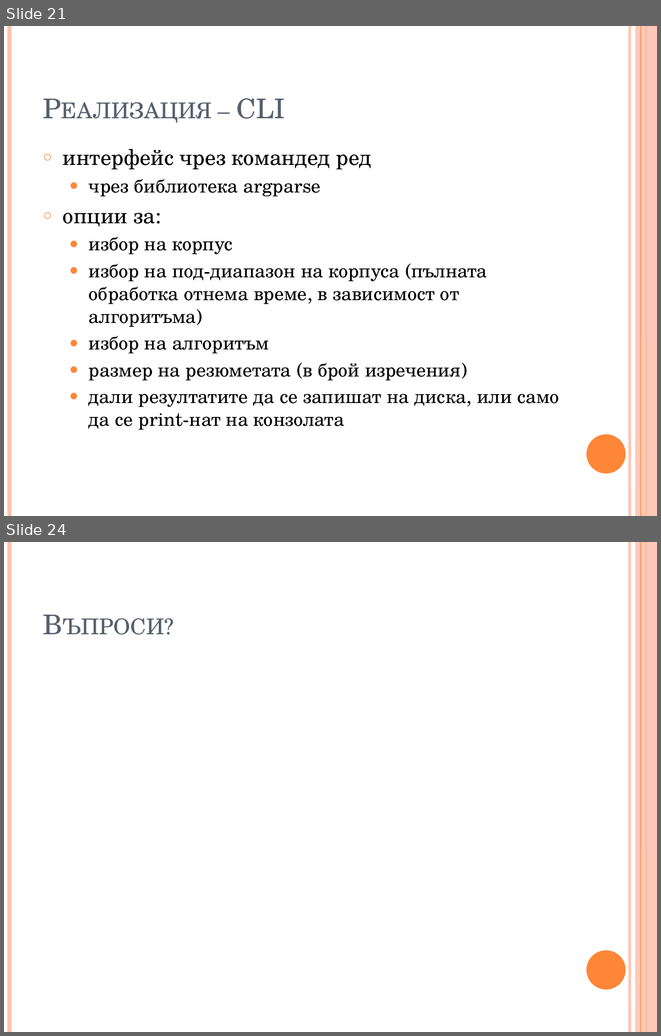
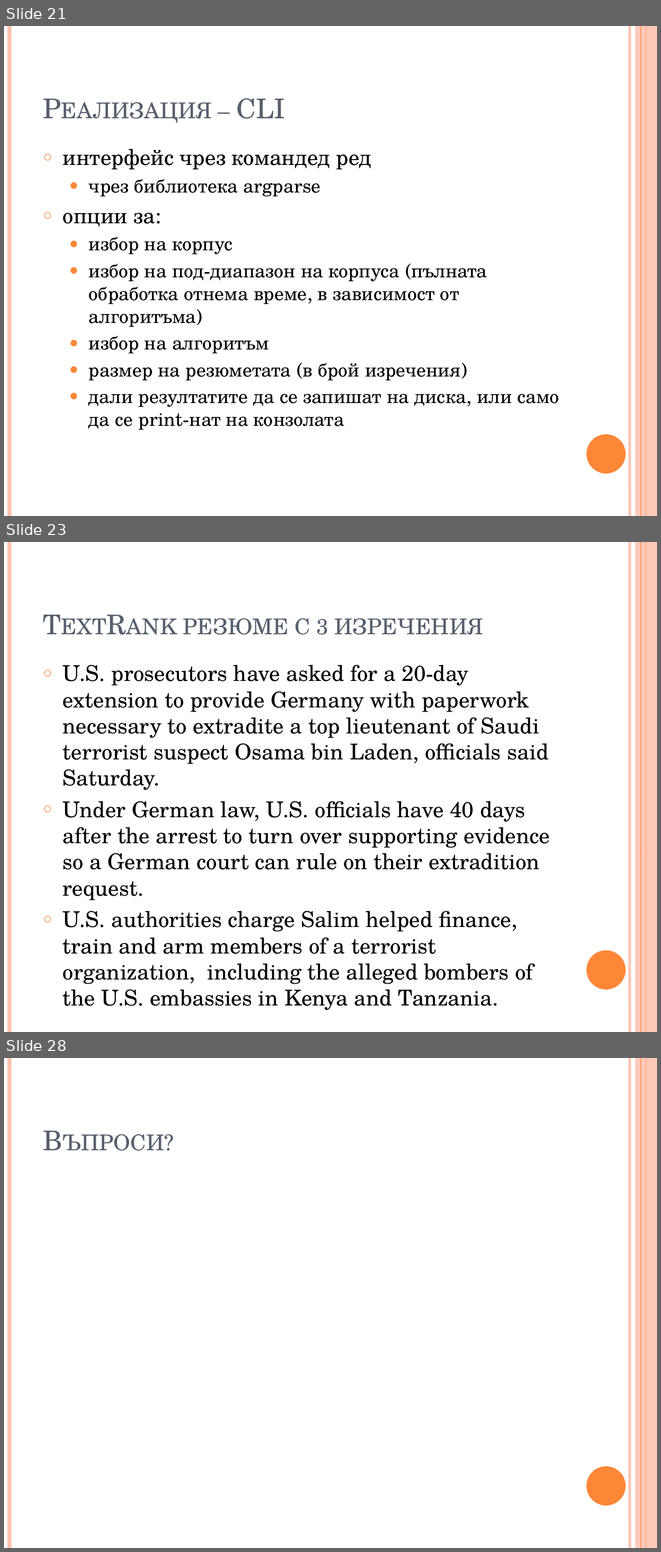
Before and after one commit to trvulkov/NLP-IE-project, a slide deck: presentation.pptx. Shown one above the other, each under a label of ours: slides 21 and 24 before the commit, slides 21, 23 and 28 after it; the slides between them are not shown. The pictures are 661x1036 and 661x1552 pixels, drawn with LibreOffice and Linux fonts; fonts in the diff are those of the drawing. Boxes give left, top, right and bottom in pixels: in the first picture for what was removed or moved away, otherwise in the second. Text is boxed around its words. In the diff, an @@ line names an element or a change of style, - is before the commit and + after.

```diff
--- a/presentation.pptx
+++ b/presentation.pptx
@@ slide 23 added at bbox=[4, 542, 657, 1032], background #FFFFFF; not listed: 6 template elements that a slide beside it also shows @@
@@ title added at bbox=[183, 618, 483, 635], 30 pt, text #575F6D, small capitals @@
+TextRank резюме с 3 изречения
@@ text added at bbox=[63, 664, 550, 1010], 24 pt, text #000000 @@
+○ U.S. prosecutors have asked for a 20-day extension to provide Germany with paperwork necessary to extradite a top lieutenant of Saudi terrorist suspect Osama bin Laden, officials said Saturday.
+○ Under German law, U.S. officials have 40 days after the arrest to turn over supporting evidence so a German court can rule on their extradition request.
+○ U.S. authorities charge Salim helped finance, train and arm members of a terrorist organization, including the alleged bombers of the U.S. embassies in Kenya and Tanzania.
@@ what was slide 24 is now slide 28 @@
```
Also in this commit, not shown: 2 slides changed, 3 other slides added.
